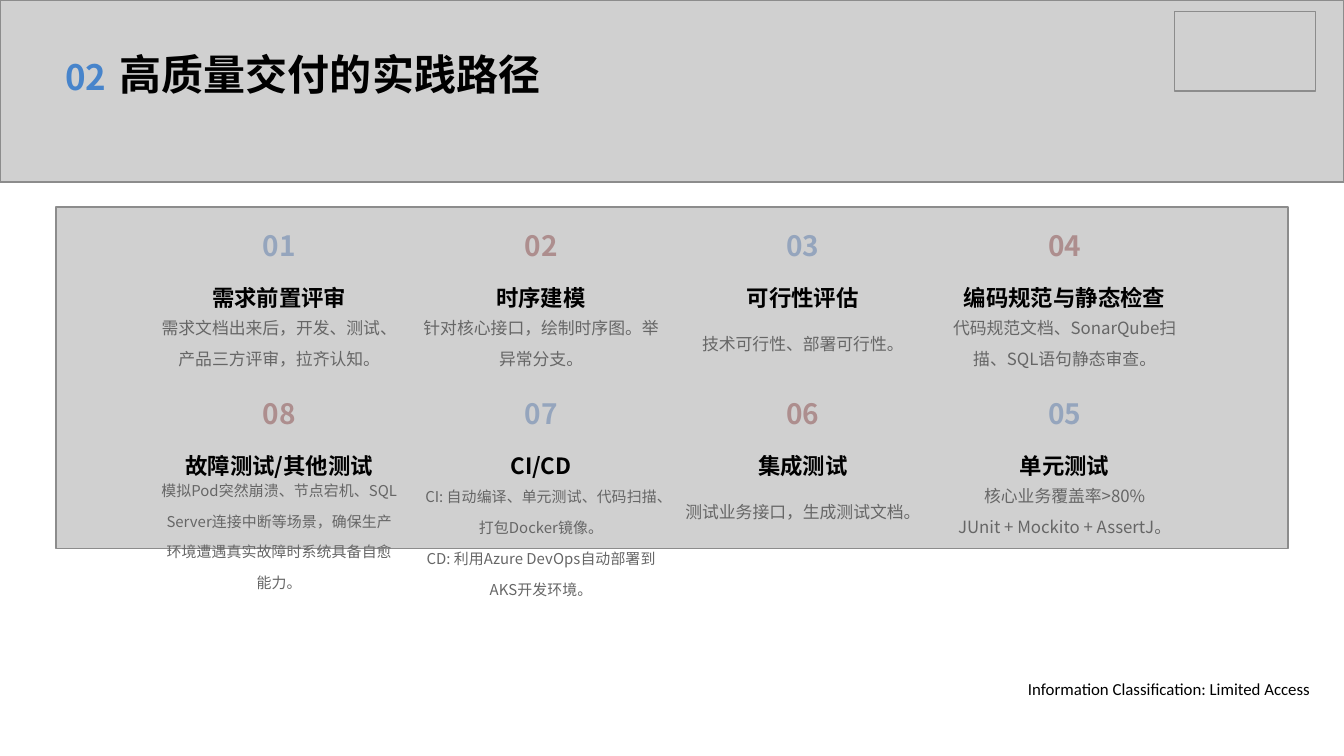
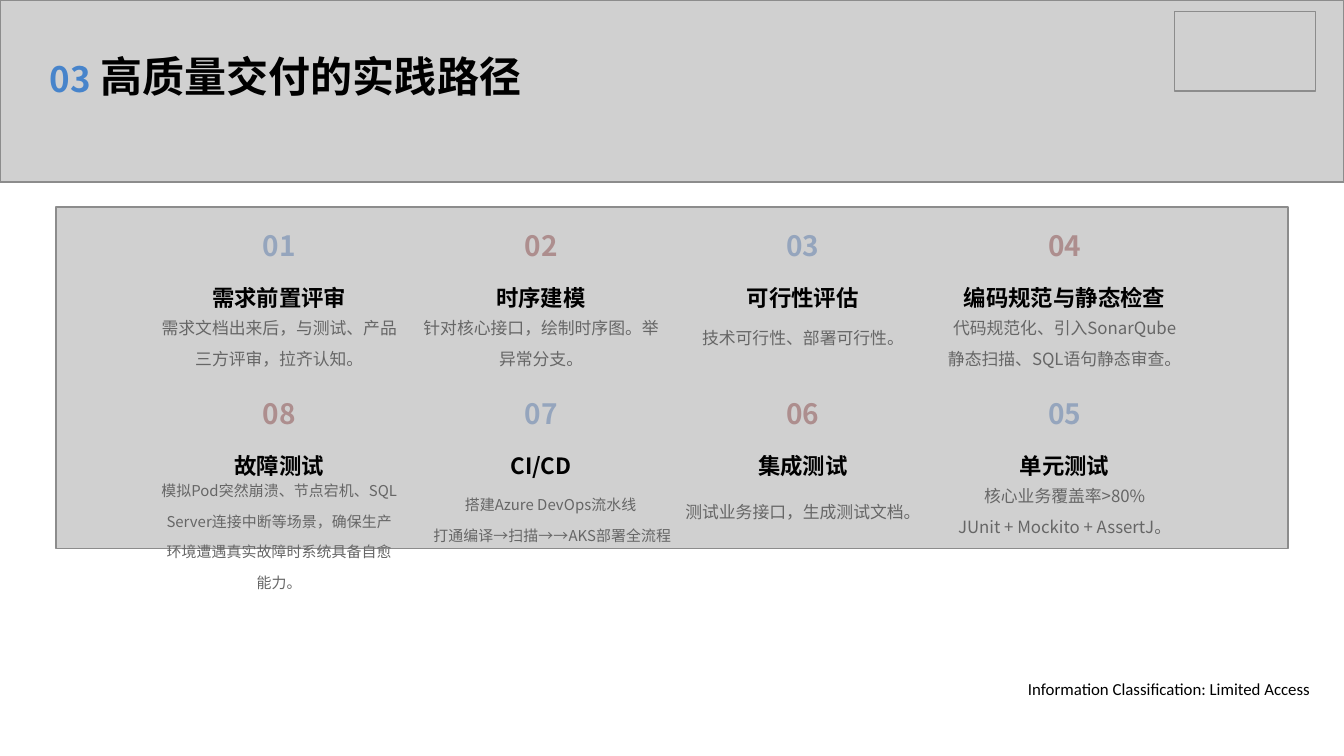
Before and after one commit to wuchengwei0/soft_exam, a slide deck: slide 6 of 第二场-220336-吴成伟.pptx (slide 5 before the commit). Drawn at 1344x756 pixels with LibreOffice and Linux fonts; fonts in the diff are those of the drawing; grey boxes stand for pictures; background and template pictures are left out. Boxes give left, top, right and bottom in pixels: in the first picture for what was removed or moved away, otherwise in the second. Text is boxed around its words. In the diff, an @@ line names an element or a change of style, - is before the commit and + after.

```diff
--- a/第二场-220336-吴成伟.pptx
+++ b/第二场-220336-吴成伟.pptx
@@ text "高质量交付的实践路径": place and size @@
-text "高质量交付的实践路径" at (120, 54, 541, 94)
+text "高质量交付的实践路径" at (100, 56, 521, 96)
@@ text added at (50, 65, 91, 93), 18.8 pt, text #4784CB, bold @@
+03
@@ text removed at (65, 63, 106, 91) @@
-02
@@ text at (162, 320, 397, 367): text changed @@
-需求文档出来后，开发、测试、产品三方评审，拉齐认知。
+需求文档出来后，与测试、产品三方评审，拉齐认知。
@@ text "技术可行性、部署可行性。": place and size @@
-text "技术可行性、部署可行性。" at (702, 336, 904, 351)
+text "技术可行性、部署可行性。" at (702, 330, 904, 345)
@@ text at (948, 320, 1181, 368): text changed @@
-代码规范文档、SonarQube扫描、SQL语句静态审查。
+代码规范化、引入SonarQube静态扫描、SQL语句静态审查。
@@ text at (234, 455, 324, 476): text changed @@
-故障测试/其他测试
+故障测试
@@ text at (433, 497, 671, 542): text changed @@
-CI: 自动编译、单元测试、代码扫描、打包Docker镜像。
-CD: 利用Azure DevOps自动部署到AKS开发环境。
+搭建Azure DevOps流水线
+打通编译→扫描→→AKS部署全流程
```
Also in this commit, not shown: 5 other slides changed, 3 slides added, 2 slides removed, 2 other files.
